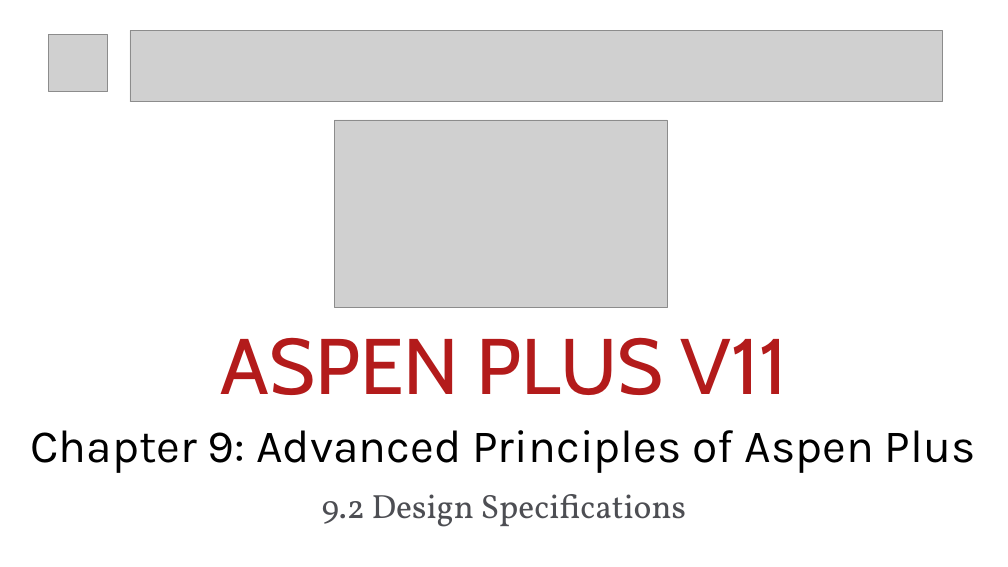
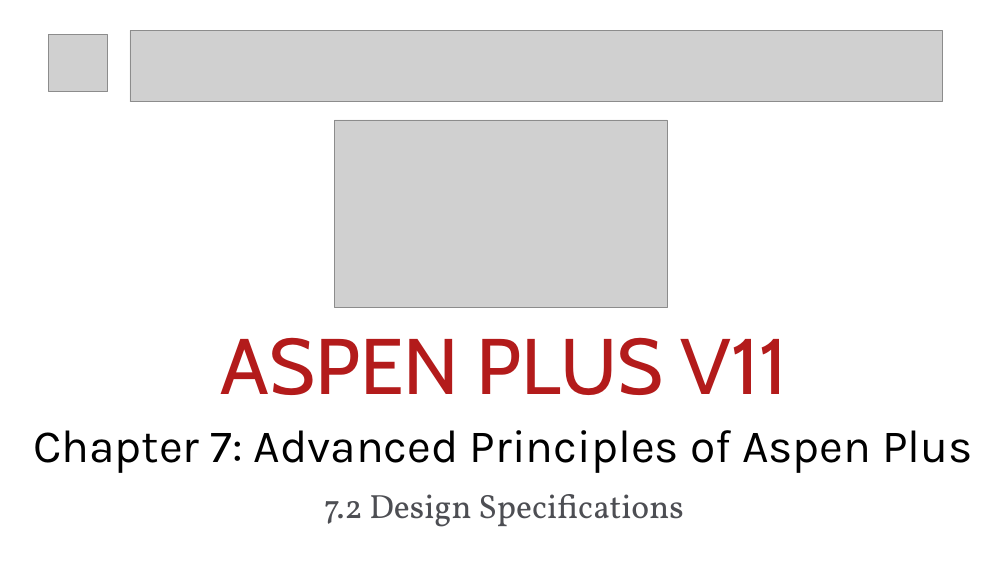
Before and after one commit to btanti/aspen-tutorials, a slide deck: slide 19 of Title Designs/Title Designs.pptx (slide 21 before the commit). Drawn at 1008x567 pixels with LibreOffice and Linux fonts; fonts in the diff are those of the drawing; grey boxes stand for pictures. Boxes give left, top, right and bottom in pixels: in the first picture for what was removed or moved away, otherwise in the second. Text is boxed around its words. In the diff, an @@ line names an element or a change of style, - is before the commit and + after.

```diff
--- a/Title Designs/Title Designs.pptx
+++ b/Title Designs/Title Designs.pptx
@@ title at (33, 430, 973, 473): text changed @@
-Chapter 9: Advanced Principles of Aspen Plus
+Chapter 7: Advanced Principles of Aspen Plus
@@ text at (324, 494, 683, 527): text changed @@
-9.2 Design Specifications
+7.2 Design Specifications
```
Also in this commit, not shown: 4 other slides changed, 1 slide removed, 26 other files.
